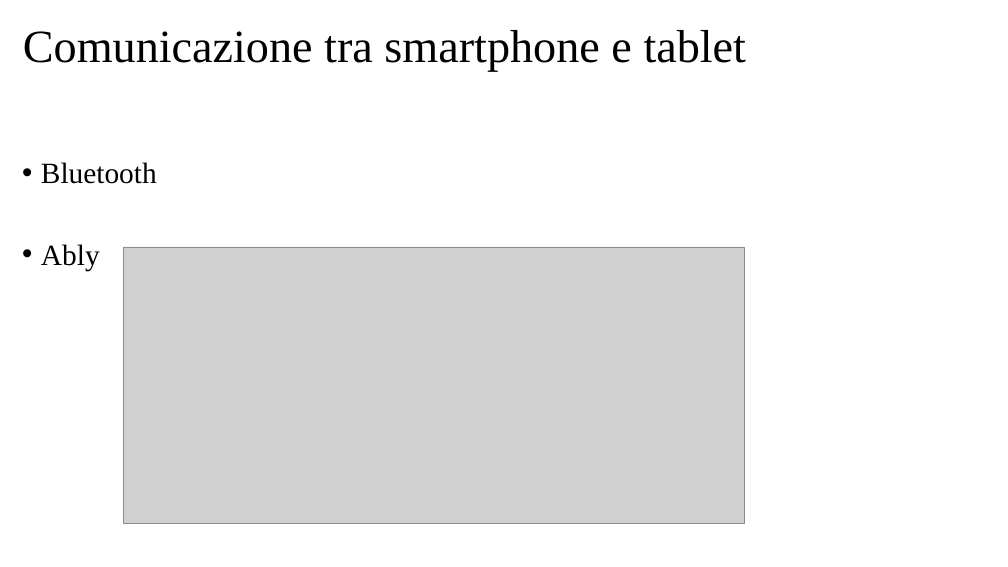
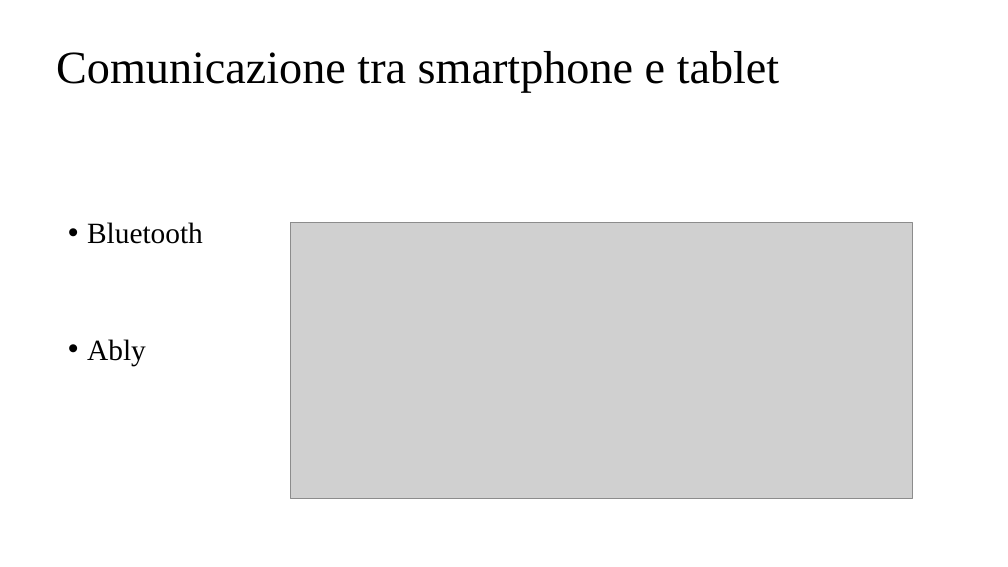
Before and after one commit to davidecolussi/Tesi, a slide deck: slide 7 of presentazione/Colussi_Davide_Presentazione.pptx (slide 10 before the commit). Drawn at 1008x567 pixels with LibreOffice and Linux fonts; fonts in the diff are those of the drawing; grey boxes stand for pictures. Boxes give left, top, right and bottom in pixels: in the first picture for what was removed or moved away, otherwise in the second. Text is boxed around its words. In the diff, an @@ line names an element or a change of style, - is before the commit and + after.

```diff
--- a/presentazione/Colussi_Davide_Presentazione.pptx
+++ b/presentazione/Colussi_Davide_Presentazione.pptx
@@ title "Comunicazione tra smartphone e tablet": place and size @@
-title "Comunicazione tra smartphone e tablet" at <box>23,30,746,72</box>
+title "Comunicazione tra smartphone e tablet" at <box>56,51,779,93</box>
@@ text "Bluetooth": place and size @@
-text "Bluetooth" at <box>41,162,157,271</box>
+text "Bluetooth" at <box>87,222,203,366</box>
@@ text "Bluetooth" at <box>87,222,203,366</box>: line spacing 2 to 3 @@
@@ picture: place and size @@
-picture at <box>123,247,745,523</box>
+picture at <box>291,222,913,498</box>
```
Also in this commit, not shown: 5 other slides changed, 4 slides added, 5 slides removed.
